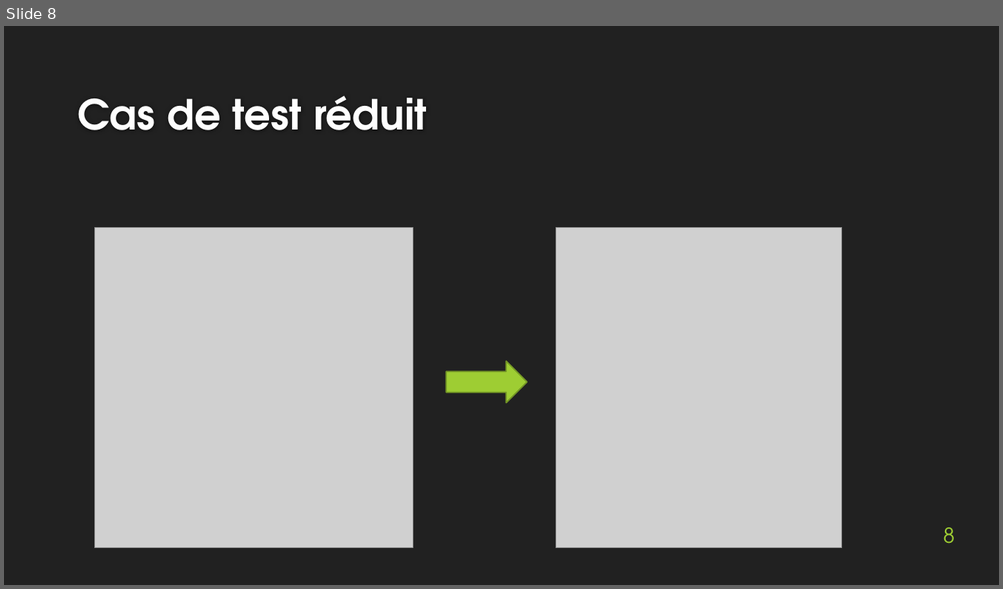
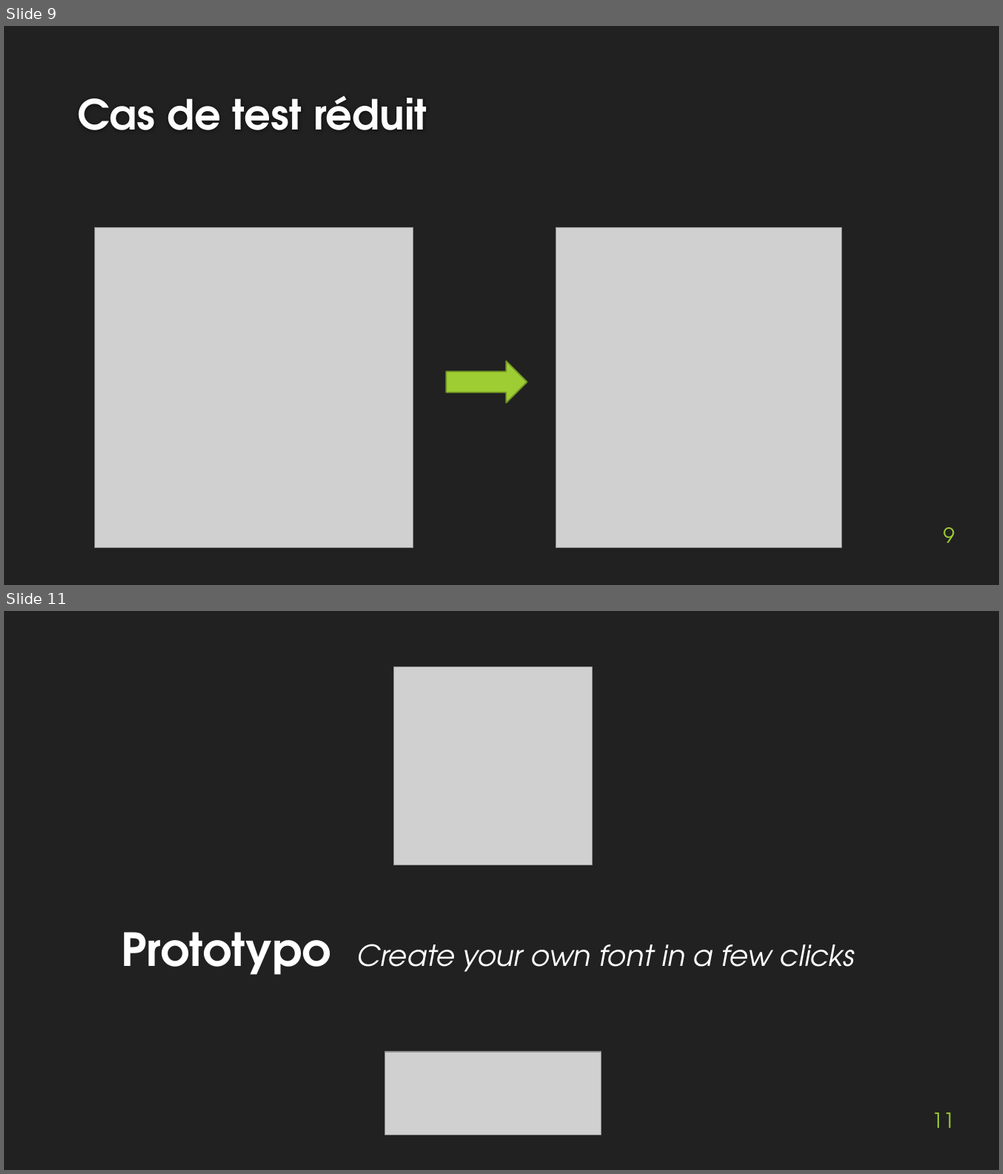
Before and after one commit to MartinBolot/Cours-IUT-Lyon1, a slide deck: Stage/Soutenance/presentation_soutenance.pptx. Shown one above the other, each under a label of ours: slide 8 before the commit, slides 9 and 11 after it; the slides between them are not shown. The pictures are 1003x589 and 1003x1174 pixels, drawn with LibreOffice and Linux fonts; fonts in the diff are those of the drawing; grey boxes stand for pictures; background and template pictures are left out. Boxes give left, top, right and bottom in pixels: in the first picture for what was removed or moved away, otherwise in the second. Text is boxed around its words. In the diff, an @@ line names an element or a change of style, - is before the commit and + after.

```diff
--- a/Stage/Soutenance/presentation_soutenance.pptx
+++ b/Stage/Soutenance/presentation_soutenance.pptx
@@ slide 11 added at (4, 611, 999, 1170), background #212121 @@
@@ picture added at (394, 667, 593, 866) @@
@@ text added at (121, 932, 854, 975), 28 pt, text #FFFFFF, italic @@
+Prototypo Create your own font in a few clicks
@@ picture added at (385, 1052, 601, 1135) @@
@@ page number added at (931, 1113, 954, 1128), 20 pt, text #9ECD33 @@
+11
@@ what was slide 8 is now slide 9 @@
@@ page number at (943, 528, 955, 543): text changed @@
-8
+9
```
Also in this commit, not shown: 2 slides changed, 2 other slides added, 2 slides removed, 8 other files.
